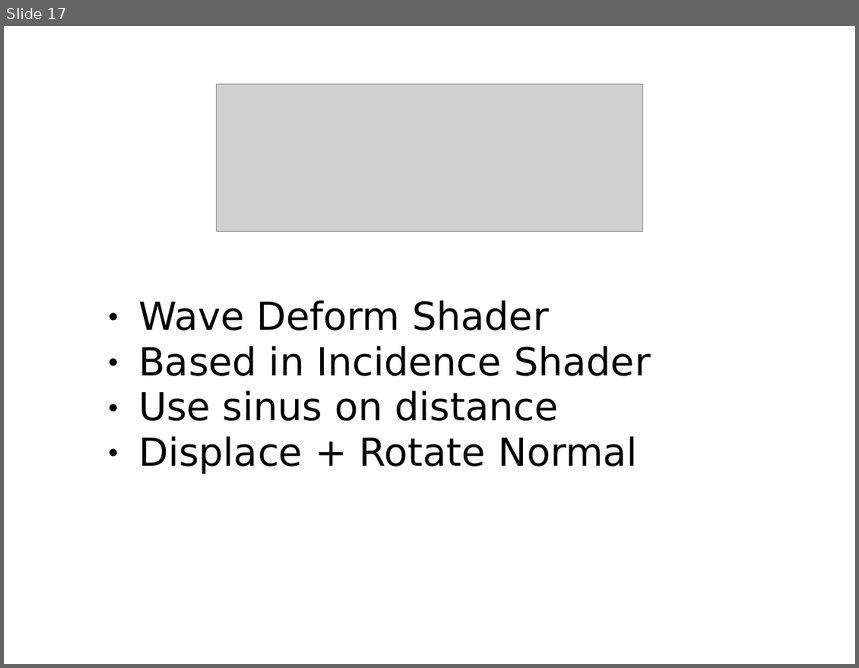
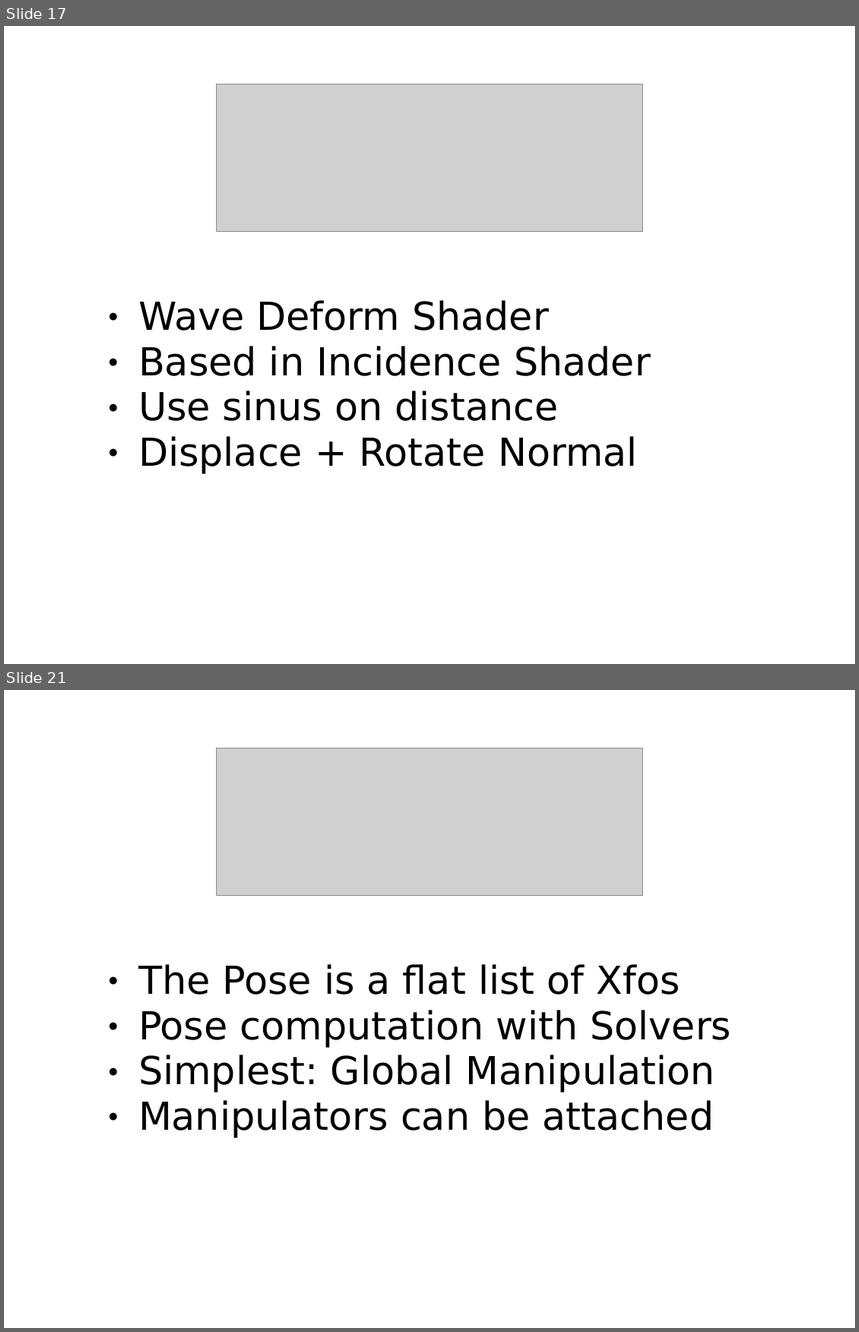
Before and after one commit to Amin4D/JSSceneGraph, a slide deck: Apps/Sample/Tutorials/Presentations/tutorials.ppt. Shown one above the other, each under a label of ours: slide 17 before the commit, slides 17 and 21 after it; the slides between them are not shown. The pictures are 859x668 and 859x1332 pixels, drawn with LibreOffice and Linux fonts; fonts in the diff are those of the drawing; grey boxes stand for pictures. Boxes give left, top, right and bottom in pixels: in the first picture for what was removed or moved away, otherwise in the second. Text is boxed around its words. In the diff, an @@ line names an element or a change of style, - is before the commit and + after.

```diff
--- a/Apps/Sample/Tutorials/Presentations/tutorials.ppt
+++ b/Apps/Sample/Tutorials/Presentations/tutorials.ppt
@@ slide 21 added at box(4, 690, 855, 1328), background #FFFFFF @@
@@ picture added at box(216, 748, 643, 895) @@
@@ text added at box(139, 964, 732, 1138), 36 pt, text #000000 @@
+● The Pose is a flat list of Xfos
+● Pose computation with Solvers
+● Simplest: Global Manipulation
+● Manipulators can be attached
```
Also in this commit, not shown: 5 other slides added, 1 other file.
